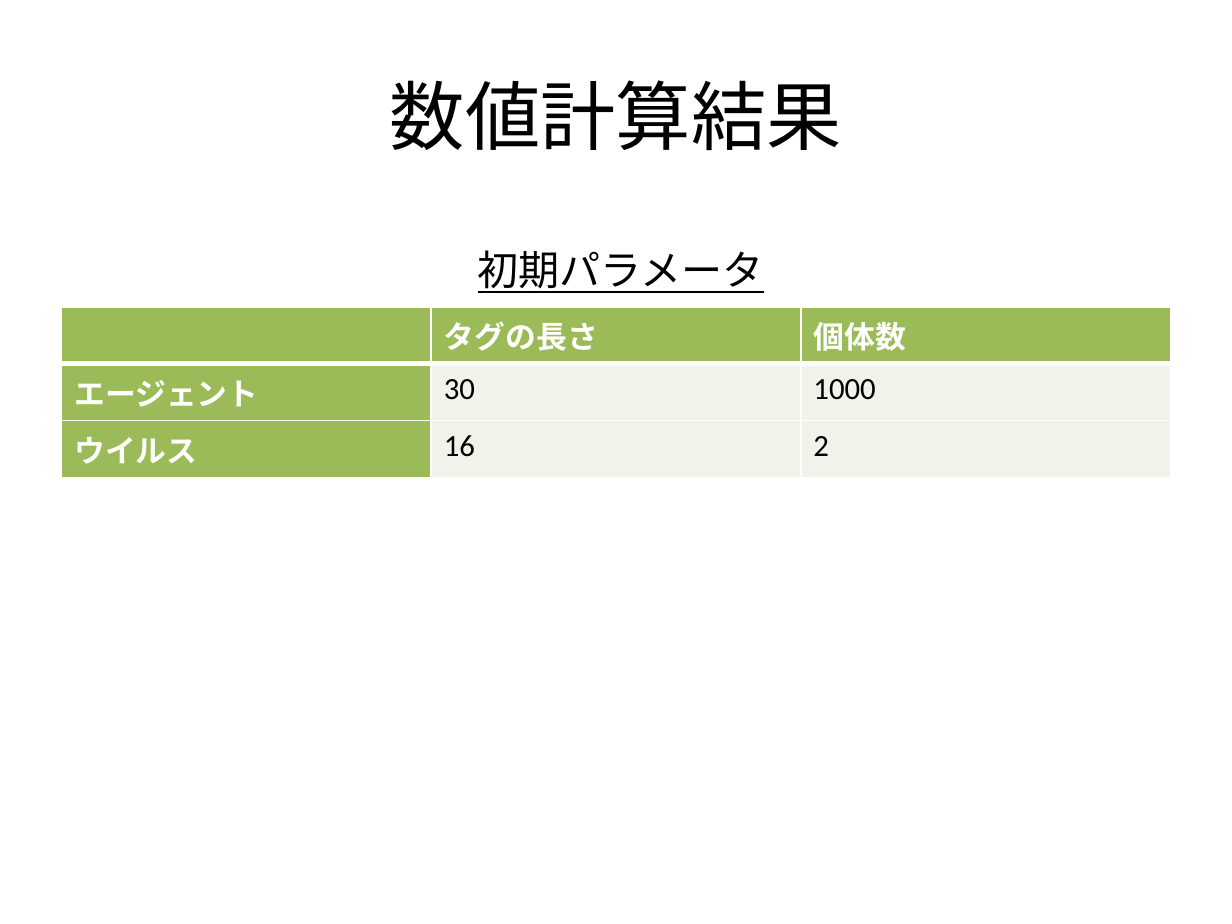
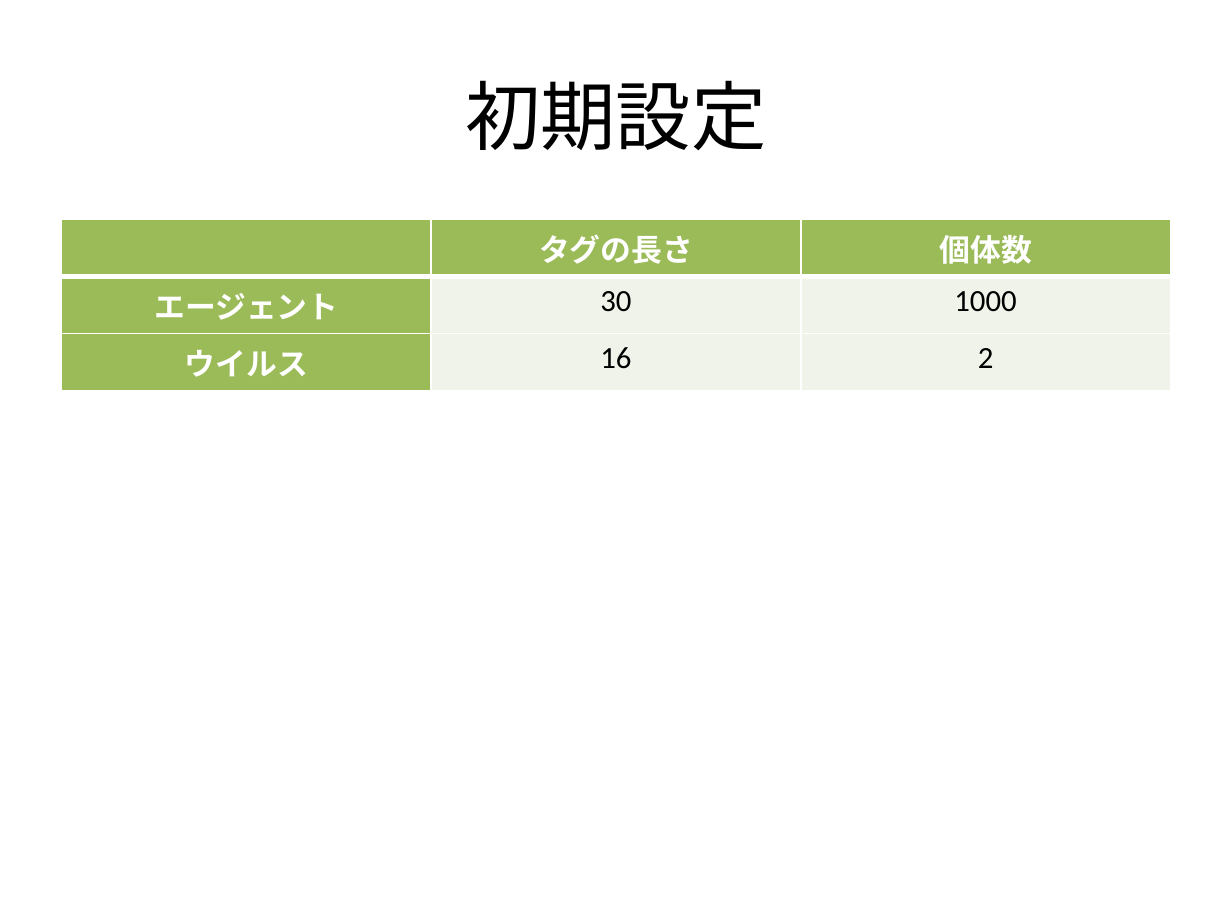
Before and after one commit to nkud/Research-BB, a slide deck: slide 12 of ppt/卒業研究.pptx. Drawn at 1232x924 pixels with LibreOffice and Linux fonts; fonts in the diff are those of the drawing. Boxes give left, top, right and bottom in pixels: in the first picture for what was removed or moved away, otherwise in the second. Text is boxed around its words. In the diff, an @@ line names an element or a change of style, - is before the commit and + after.

```diff
--- a/ppt/卒業研究.pptx
+++ b/ppt/卒業研究.pptx
@@ title at box(465, 80, 766, 151): text changed @@
-数値計算結果
+初期設定
@@ table at box(62, 219, 1170, 381) @@
@@ alignment left to centre @@
@@ table: place and size @@
-table at box(62, 307, 1170, 468)
+table at box(62, 219, 1170, 381)
@@ text removed at box(478, 250, 764, 293) @@
-初期パラメータ
```
Also in this commit, not shown: 8 other slides changed.
